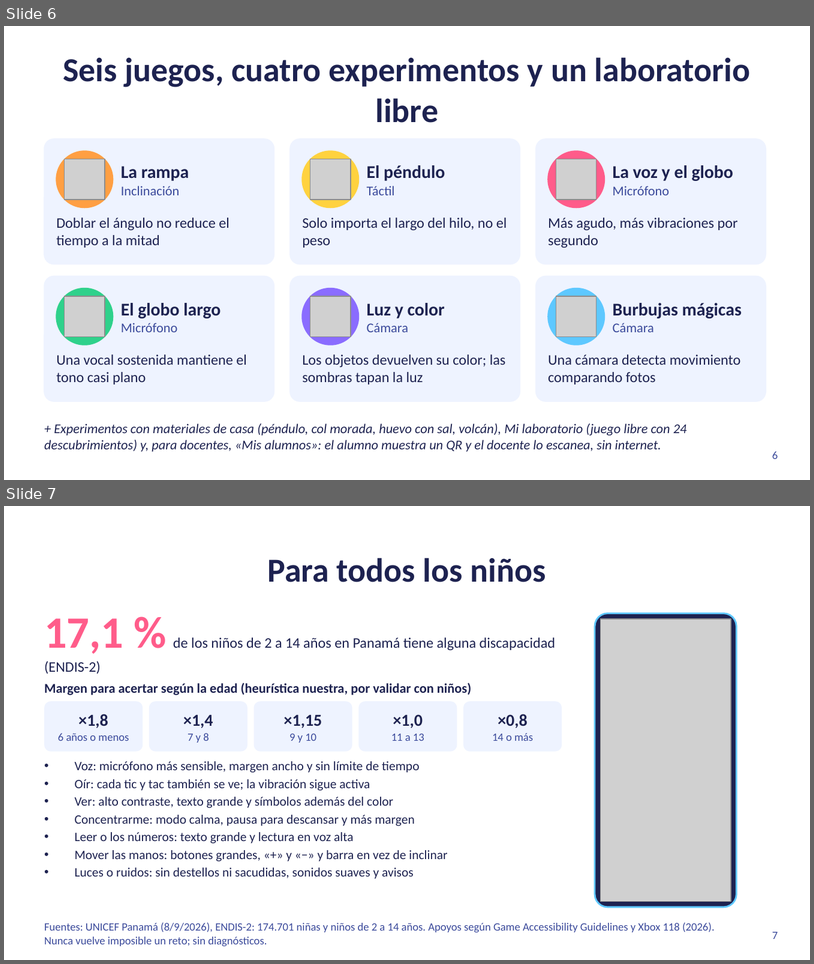
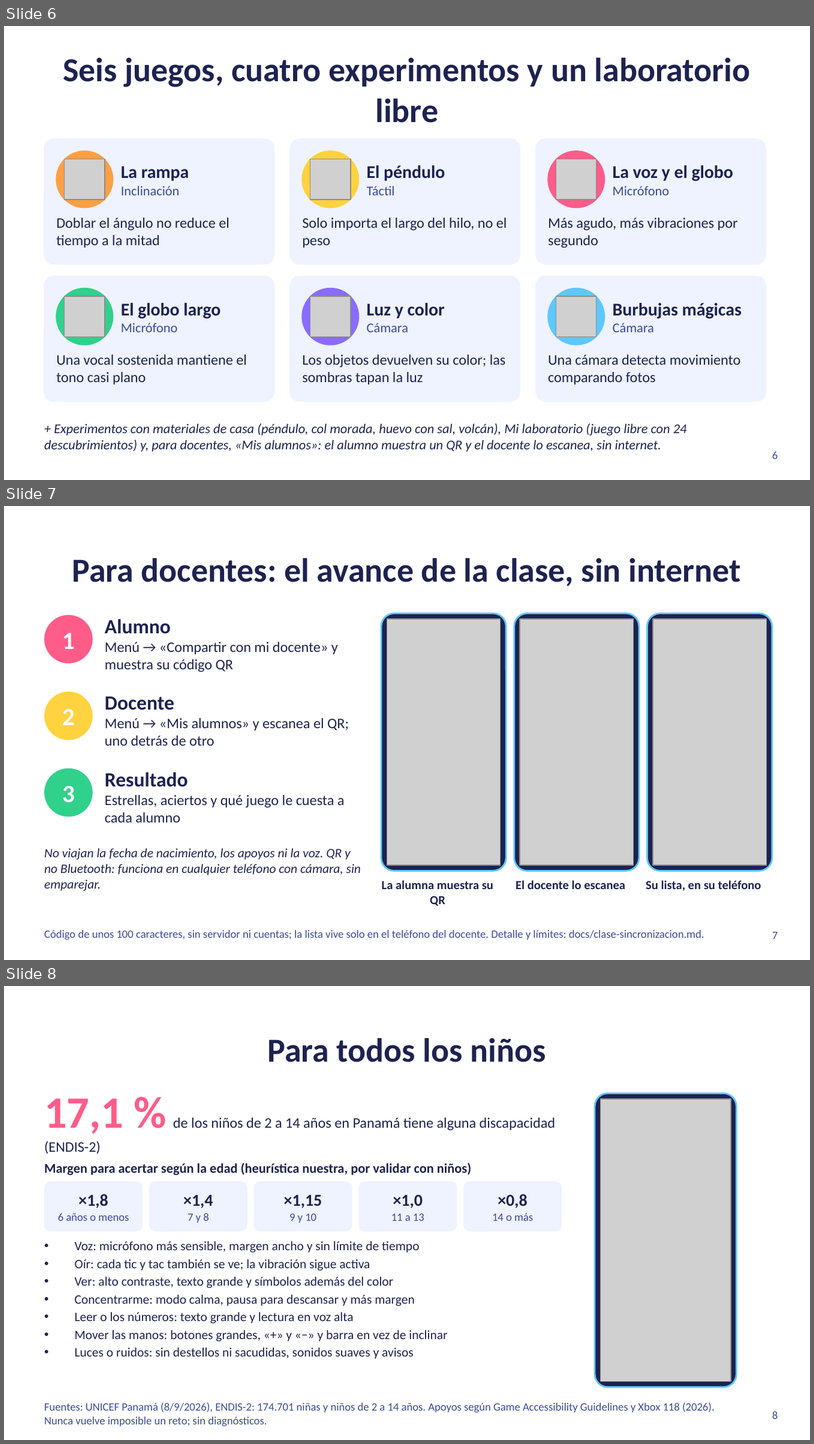
Before and after one commit to danielvaldess/chispa-lab, a slide deck: docs/presentacion/Chispa-Lab-hack4edu-2026.pptx. Shown one above the other, each under a label of ours: slides 6 and 7 before the commit, slides 6, 7 and 8 after it. The pictures are 814x964 and 814x1444 pixels, drawn with LibreOffice and Linux fonts; fonts in the diff are those of the drawing; grey boxes stand for pictures. Boxes give left, top, right and bottom in pixels: in the first picture for what was removed or moved away, otherwise in the second. Text is boxed around its words. In the diff, an @@ line names an element or a change of style, - is before the commit and + after.

Commit message:
docs: enlaces de descarga, diapositiva de docentes, guion que cabe en 5 minutos, vídeos 08 y 09, prueba en teléfono del autor y procedencia recalculada

```diff
--- a/docs/presentacion/Chispa-Lab-hack4edu-2026.pptx
+++ b/docs/presentacion/Chispa-Lab-hack4edu-2026.pptx
@@ slide 7 added at [4,506,810,960], background #FFFFFF @@
@@ title added at [72,558,741,586], 30 pt, text #1D2250, bold @@
+Para docentes: el avance de la clase, sin internet
@@ rounded rectangle added at [381,613,506,870], fill #1D2250, outline #5EC8FF 1.5 pt @@
@@ rounded rectangle added at [515,613,639,870], fill #1D2250, outline #5EC8FF 1.5 pt @@
@@ rounded rectangle added at [648,613,773,870], fill #1D2250, outline #5EC8FF 1.5 pt @@
@@ ellipse added at [44,615,93,663], fill #FF5C8A, 22 pt, text #FFFFFF, bold @@
+1
@@ text added at [105,619,338,672], 13 pt, text #1D2250 @@
+Alumno
+Menú → «Compartir con mi docente» y muestra su código QR
@@ picture added at [387,619,501,865] @@
@@ picture added at [520,619,634,865] @@
@@ picture added at [653,619,767,865] @@
@@ ellipse added at [44,691,93,740], fill #FFD23F, 22 pt, text #FFFFFF, bold @@
+2
@@ text added at [105,696,349,745], 13 pt, text #1D2250 @@
+Docente
+Menú → «Mis alumnos» y escanea el QR; uno detrás de otro
@@ ellipse added at [44,768,93,816], fill #2FD18B, 22 pt, text #FFFFFF, bold @@
+3
@@ text added at [105,772,345,822], 13 pt, text #1D2250 @@
+Resultado
+Estrellas, aciertos y qué juego le cuesta a cada alumno
@@ text added at [44,848,361,891], 11.5 pt, text #1D2250, italic @@
+No viajan la fecha de nacimiento, los apoyos ni la voz. QR y no Bluetooth: funciona en cualquier teléfono con cámara, sin emparejar.
@@ text added at [382,880,494,906], 11 pt, text #1D2250, bold @@
+La alumna muestra su QR
@@ text added at [516,880,626,889], 11 pt, text #1D2250, bold @@
+El docente lo escanea
@@ text added at [646,880,762,891], 11 pt, text #1D2250, bold @@
+Su lista, en su teléfono
@@ text added at [44,930,705,939], 10 pt, text #3B4A9B @@
+Código de unos 100 caracteres, sin servidor ni cuentas; la lista vive solo en el teléfono del docente. Detalle y límites: docs/clase-sincronizacion.md.
@@ page number added at [773,931,778,939], 10 pt, text #3B4A9B @@
+7
@@ what was slide 7 is now slide 8 @@
@@ page number at [773,1411,778,1419]: text changed @@
-7
+8
```
Also in this commit, not shown: 3 slides changed, 16 other files.
